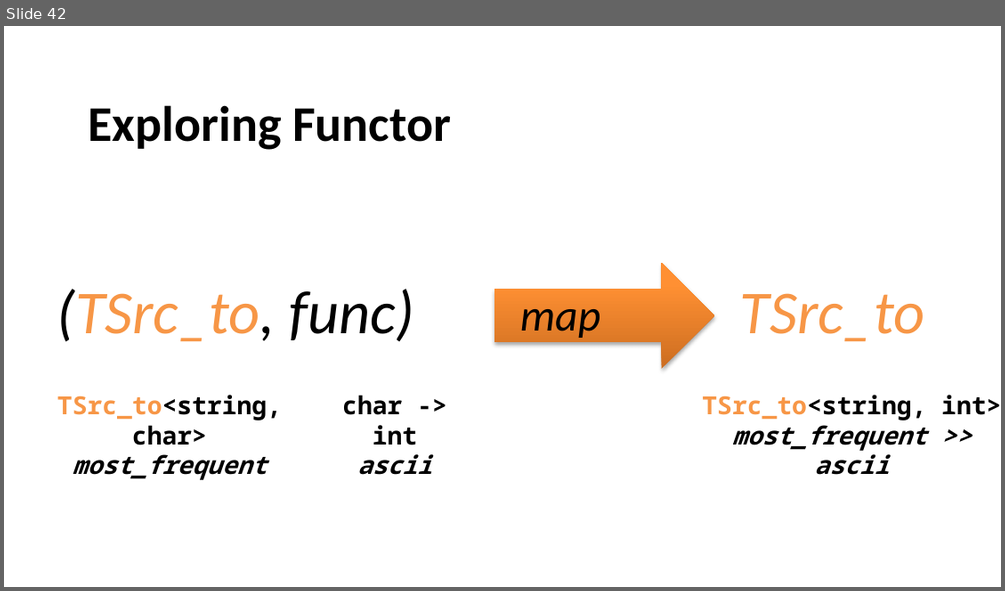
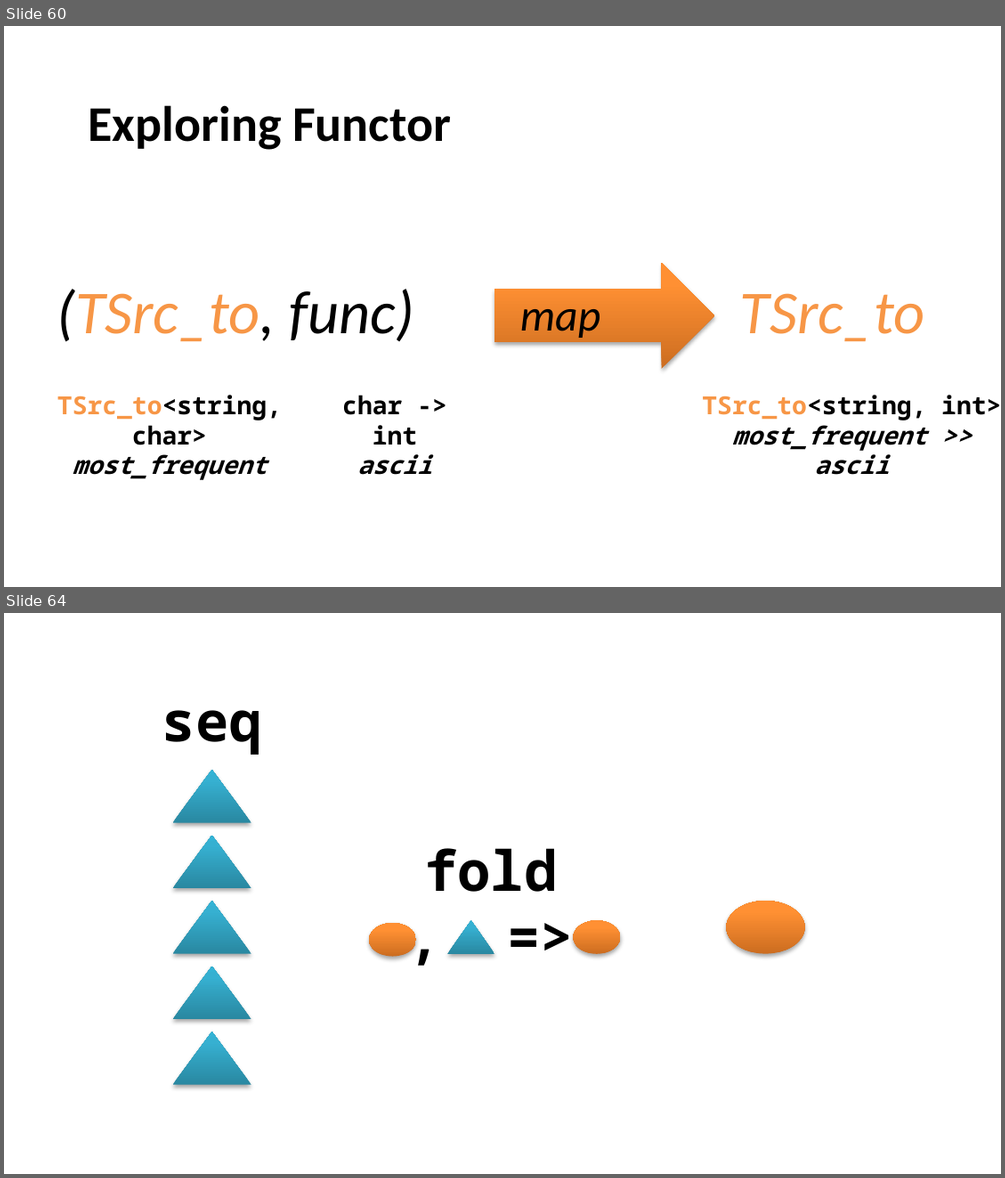
Before and after one commit to itowlson/zygo, a slide deck: How I learned to stop worrying and love the zygohistomorphic prepromorphism.pptx. Shown one above the other, each under a label of ours: slide 42 before the commit, slides 60 and 64 after it; the slides between them are not shown. The pictures are 1005x591 and 1005x1178 pixels, drawn with LibreOffice and Linux fonts; fonts in the diff are those of the drawing. Boxes give left, top, right and bottom in pixels: in the first picture for what was removed or moved away, otherwise in the second. Text is boxed around its words. In the diff, an @@ line names an element or a change of style, - is before the commit and + after.

```diff
--- a/How I learned to stop worrying and love the zygohistomorphic prepromorphism.pptx
+++ b/How I learned to stop worrying and love the zygohistomorphic prepromorphism.pptx
@@ slide 64 added at (4, 613, 1001, 1174), background #FFFFFF @@
@@ text added at (162, 710, 262, 755), 40 pt, text #000000, bold @@
+seq
@@ triangle added at (172, 770, 251, 822), fill gradient #2A88A2 to #37B1D2 to #34B4D6 @@
@@ triangle added at (172, 835, 251, 888), fill gradient #2A88A2 to #37B1D2 to #34B4D6 @@
@@ text added at (424, 848, 557, 892), 40 pt, text #000000, bold @@
+fold
+, =>
@@ triangle added at (172, 901, 251, 954), fill gradient #2A88A2 to #37B1D2 to #34B4D6 @@
@@ ellipse added at (726, 901, 804, 954), fill gradient #CC6E20 to #FF9034 to #FF9136 @@
@@ ellipse added at (369, 923, 416, 956), fill gradient #CC6E20 to #FF9034 to #FF9136 @@
@@ triangle added at (447, 920, 494, 953), fill gradient #2A88A2 to #37B1D2 to #34B4D6 @@
@@ ellipse added at (574, 920, 620, 953), fill gradient #CC6E20 to #FF9034 to #FF9136 @@
@@ triangle added at (172, 965, 251, 1019), fill gradient #2A88A2 to #37B1D2 to #34B4D6 @@
@@ triangle added at (172, 1031, 251, 1085), fill gradient #2A88A2 to #37B1D2 to #34B4D6 @@
@@ what was slide 42 is now slide 60 @@
```
Also in this commit, not shown: 3 slides changed, 32 other slides added, 1 slide removed.
